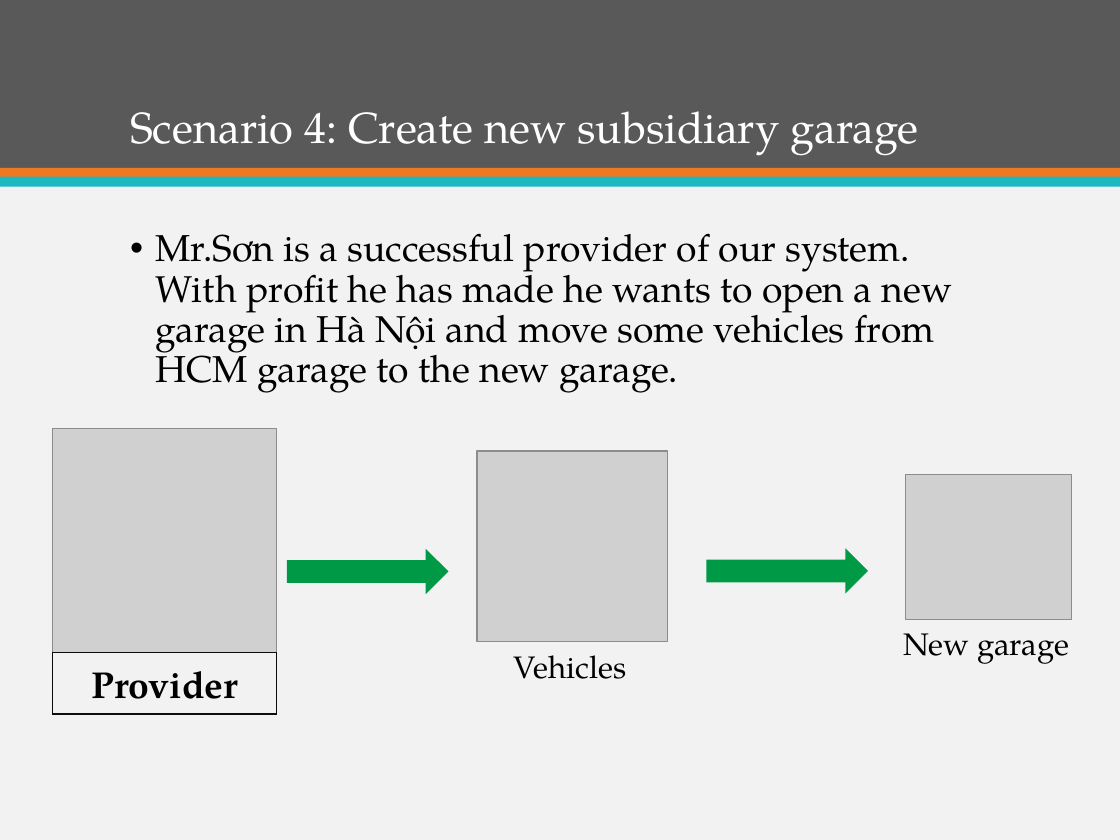
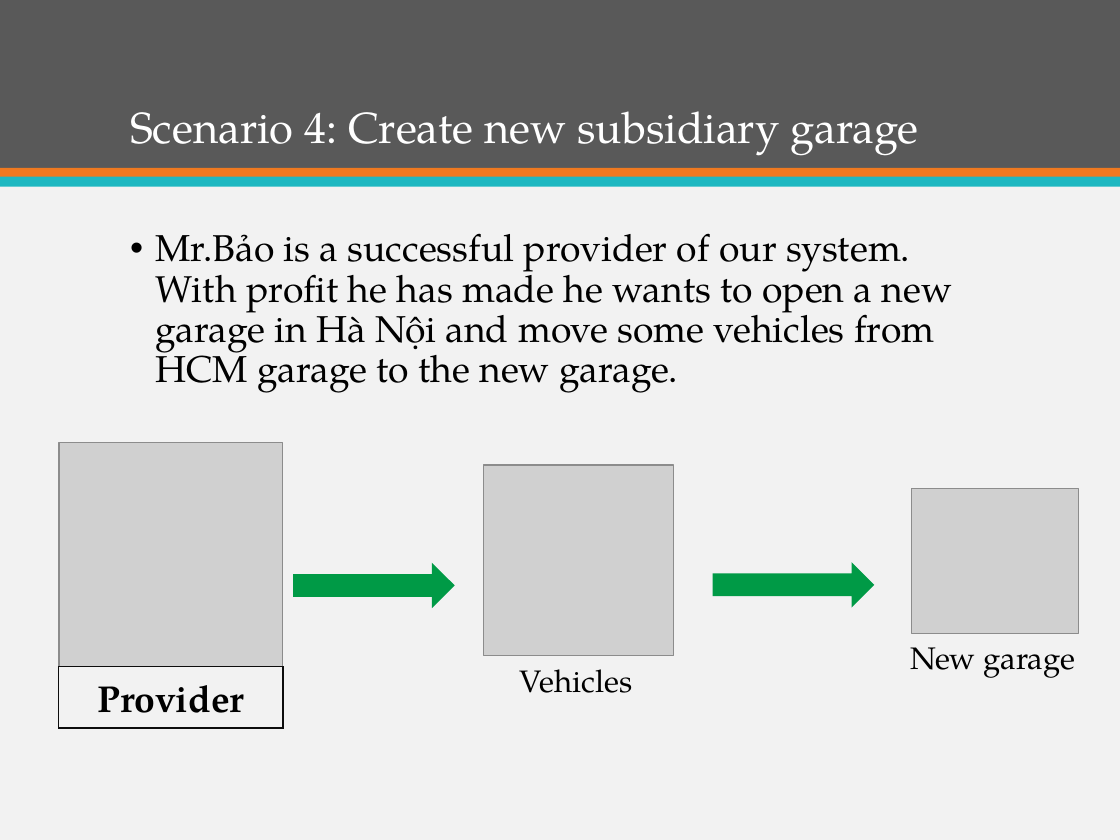
Before and after one commit to firzgard/CarRentalPortal, a slide deck: slide 47 of slide/CAR RENTAL PORTAL-Official.pptx (slide 48 before the commit). Drawn at 1120x840 pixels with LibreOffice and Linux fonts; fonts in the diff are those of the drawing; grey boxes stand for pictures. Boxes give left, top, right and bottom in pixels: in the first picture for what was removed or moved away, otherwise in the second. Text is boxed around its words. In the diff, an @@ line names an element or a change of style, - is before the commit and + after.

Commit message:
update slide

```diff
--- a/slide/CAR RENTAL PORTAL-Official.pptx
+++ b/slide/CAR RENTAL PORTAL-Official.pptx
@@ text at (x1=155, y1=233, x2=952, y2=393): text changed @@
-• Mr.Sơn is a successful provider of our system. With profit he has made he wants to open a new garage in Hà Nội and move some vehicles from HCM garage to the new garage.
+• Mr.Bảo is a successful provider of our system. With profit he has made he wants to open a new garage in Hà Nội and move some vehicles from HCM garage to the new garage.
@@ 3 pictures, 2 texts, 2 right arrows, 1 rectangle moved together from (x1=53, y1=429, x2=1072, y2=715) to (x1=58, y1=442, x2=1079, y2=728) @@
```
Also in this commit, not shown: 9 other slides changed, 5 slides added, 6 slides removed.
